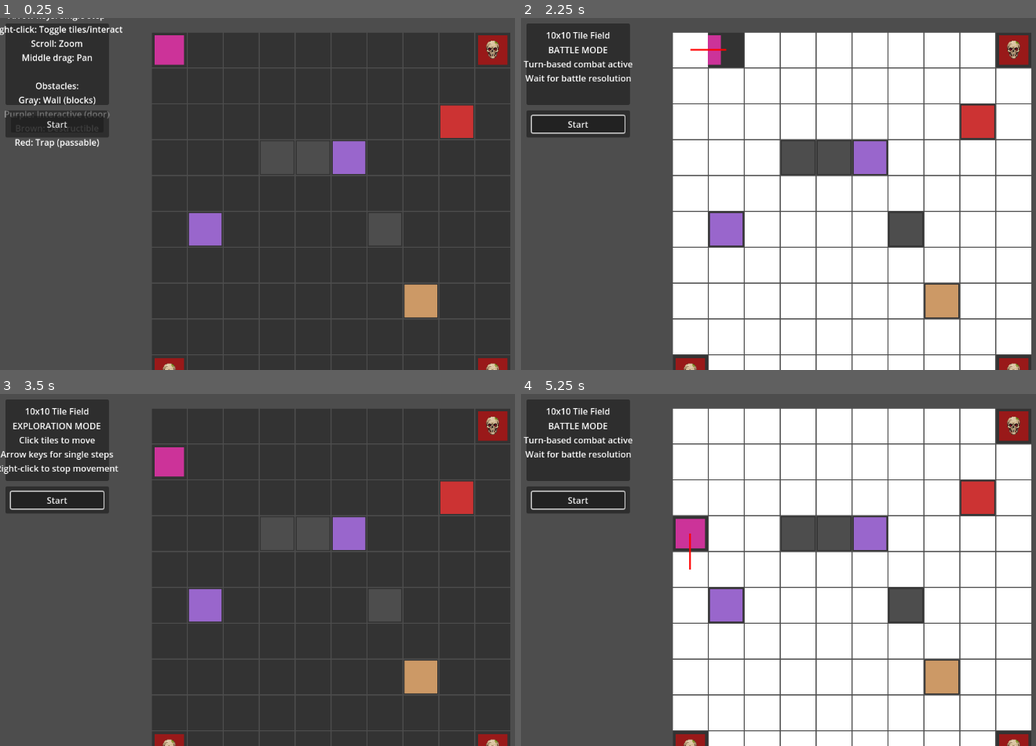
Above: before the commit, frames 1-4 (two rows, left to right).
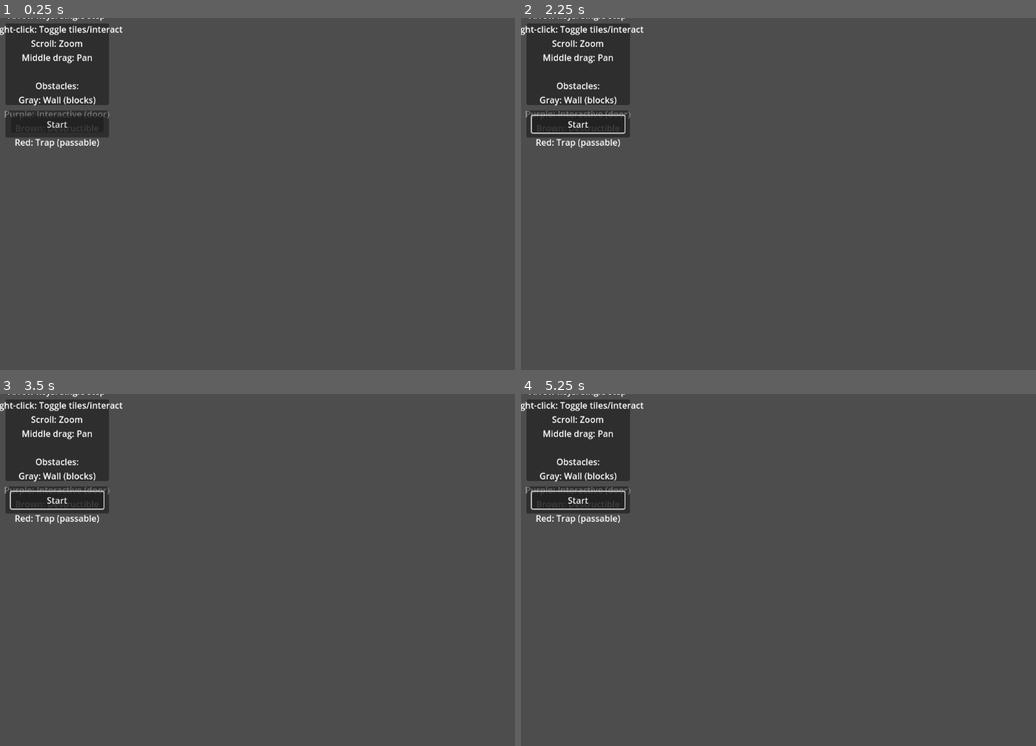
Above: after the commit, the same moments.

Repository: milititskiy/godot-dungeon-crawler
Game: Godot game, scene res://GameField.tscn
The game is run twice, just before and just after one commit, with the same random seed, the same clock (stepped at 60 frames per second) and the same inputs.
Inputs (mouse positions are in pixels of both pictures, inside the frame that each line leads up to):
- Up to frame 1 (0.25 s): no input
- Up to frame 2 (2.25 s): click "Start" at 0.5 s; click "Start" at 1.25 s; tap Enter at 2 s; move the mouse to (690, 49) at 2.02 s; hold Right (ui_right) from 2.03 s (still down); tap B at 2.1 s; click (690, 49) at 2.17 s
- Up to frame 3 (3.5 s): tap Space at 2.75 s; move the mouse to (169, 460) at 2.77 s; release Right (ui_right) at 2.78 s; hold Down (ui_down) from 2.78 s (still down); tap B at 2.85 s; click (169, 460) at 2.92 s
- Up to frame 4 (5.25 s): tap Enter at 3.5, 5 s; move the mouse to (690, 496) at 3.52 s; release Down (ui_down) at 3.53 s; hold Right (ui_right) 3.53-4.28 s; tap B at 3.6, 4.35, 5.1 s; click (690, 496) at 3.67 s; tap Space at 4.25 s; move the mouse to (690, 534) at 4.27 s; hold Up (ui_up) 4.28-5.03 s; click (690, 534) at 4.42 s; move the mouse to (690, 570) at 5.02 s; hold Left (ui_left) from 5.03 s (still down); click (690, 570) at 5.17 s

The runs differ from the first frame. In frame 1, 59% of the frame differs, in the area x 29-100%, y 4-100%; in frame 2, 64%, in the area x 0-100%, y 0-100%; in frame 3, 61%; in frame 4, 64%.
Error before the commit: Invalid type in function 'place_high_value_loot' in base 'Node2D (GameField.gd)'. The array of argument 1 (Array) does not have the same element type as the ex…
Error after the commit: Parse Error: Cannot call on an expression. Use ".call()" if it's a Callable. (res://GameField.gd:1518)

Commit message:
Fix array type errors - properly type clusters dictionary and function arrays

Diff:
--- a/GameField.gd
+++ b/GameField.gd
@@ -1012,7 +1012,7 @@
 
 func get_adjacent_enemies(character: CharacterBody2D) -> Array[CharacterBody2D]:
 	"""Get all enemies adjacent to the given character"""
-	var adjacent = []
+	var adjacent: Array[CharacterBody2D] = []
 	var char_pos = character.get_grid_position()
 
 	# Check all 4 adjacent positions (no diagonals for battle)
@@ -1180,7 +1180,7 @@
 
 func get_tile_contents(x: int, y: int) -> String:
 	"""Debug function to see what's on a tile"""
-	var contents = []
+	var contents: Array[String] = []
 
 	# Check for player
 	if player and player.grid_x == x and player.grid_y == y:
@@ -1515,10 +1515,10 @@
 func create_strategic_clusters(positions: Array[Vector2i]) -> Dictionary:
 	"""Create clusters of positions for strategic loot placement"""
 	var clusters = {
-		"high_value": [],    # Near enemies, harder to reach
-		"medium_value": [],  # Moderate accessibility
-		"easy_access": [],   # Close to player, easy to collect
-		"chain_starters": [] # Positions that can start good chains
+		"high_value": Array[Vector2i](),    # Near enemies, harder to reach
+		"medium_value": Array[Vector2i](),  # Moderate accessibility
+		"easy_access": Array[Vector2i](),   # Close to player, easy to collect
+		"chain_starters": Array[Vector2i]() # Positions that can start good chains
 	}
 
 	var player_pos = Vector2i(player.grid_x, player.grid_y)
